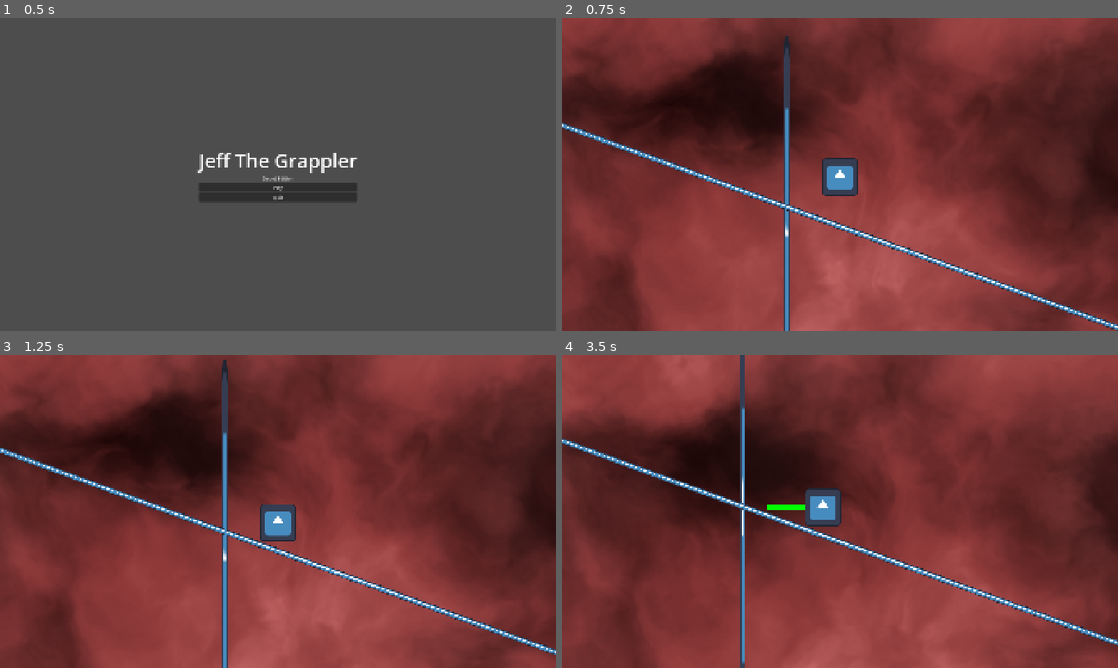
Above: before the commit, frames 1-4 (two rows, left to right).
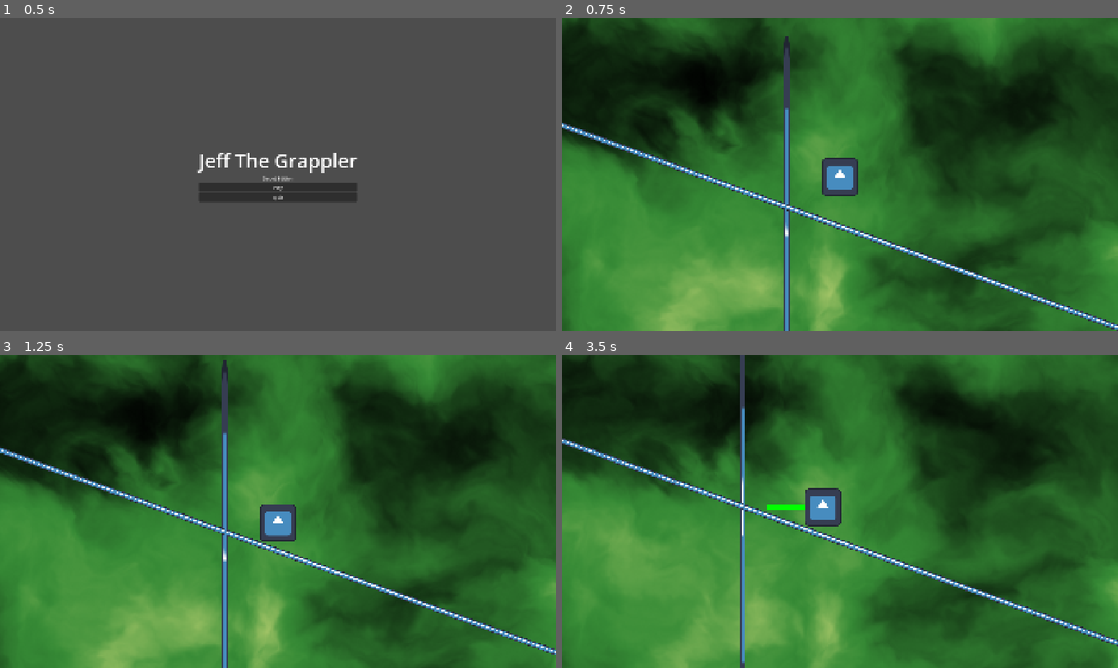
Above: after the commit, the same moments.

Repository: rutra8002/godot-the-jeff
Game: Godot game, scene res://scenes/main menu.tscn
Same seed, same stepped clock (60 frames per second), same inputs: the game is played once before the commit and once after it. The engine's default icon, where the game draws it, is replaced by a stand-in: a white triangle on a blue panel in a dark square.
Inputs (mouse positions are in pixels of both pictures, inside the frame that each line leads up to):
- Up to frame 1 (0.5 s): no input
- Up to frame 2 (0.75 s): click "Play" at 0.5 s
- Up to frame 3 (1.25 s): no input
- Up to frame 4 (3.5 s): tap Enter at 1.25 s; move the mouse to (962, 495) at 1.27 s; hold Ctrl (slide) 1.28-2.03 s; hold D (move_right) 1.28-2.78 s; click (962, 495) at 1.42 s; tap Space (jump) at 1.52, 2.27 s; move the mouse to (728, 527) at 2.02 s; tap Alt at 2.1 s; move the mouse to (895, 442) at 2.77 s; hold A (move_left) from 2.78 s (still down); tap Shift at 2.85 s

Frame 1 is identical in both runs. In frame 2, 96% of the frame differs, in the area x 0-100%, y 0-100%; in frame 3, 96%; in frame 4, 96%.

Commit message:
made shader go in circle so that the shader doesnt self destruct becuase of octaves going away from each other

Diff:
--- a/shaders/background.gdshader
+++ b/shaders/background.gdshader
@@ -24,8 +24,10 @@
     highp float amplitude = 0.5;
     mat2 rot = mat2(vec2(0.80, 0.60), vec2(-0.60, 0.80));
     for (int i = 0; i < OCTAVES; i++) {
-        highp float drift = t * 0.05 * (float(i) - float(OCTAVES) * 0.5 + octaveOffset);
-        value += amplitude * valueNoise(p + drift);
+        highp float rate = 0.15 + 0.05 * float(i);
+        highp float phase = (float(i) + octaveOffset) * 2.4;
+        highp vec2 orbit = vec2(cos(t * rate + phase), sin(t * rate + phase)) * 0.6;
+        value += amplitude * valueNoise(p + orbit);
         p = rot * p * 2.0;
         amplitude *= 0.5;
     }
@@ -50,13 +52,12 @@
 
     highp float f = fbm(uv + warp2, t, 0.0);
 
-    vec3 deepColor = vec3(0.1, 0.0, 0.0);
-    vec3 midColor = vec3(0.65, 0.25, 0.25);
-    vec3 lightColor = vec3(0.95, 0.55, 0.55);
+    vec3 deepColor = vec3(0.0, 0.0, 0.0);
+    vec3 midColor = vec3(0.25, 0.65, 0.25);
+    vec3 lightColor = vec3(0.95, 0.95, 0.55);
 
     vec3 color = mix(deepColor, midColor, smoothstep(0.1, 0.6, f));
     color = mix(color, lightColor, smoothstep(0.55, 0.95, f));
-    color = mix(color, lightColor, smoothstep(0.3, 1.4, length(warp1)) * 0.35);
 
     color *= (0.6 + 0.4 * f);
 
